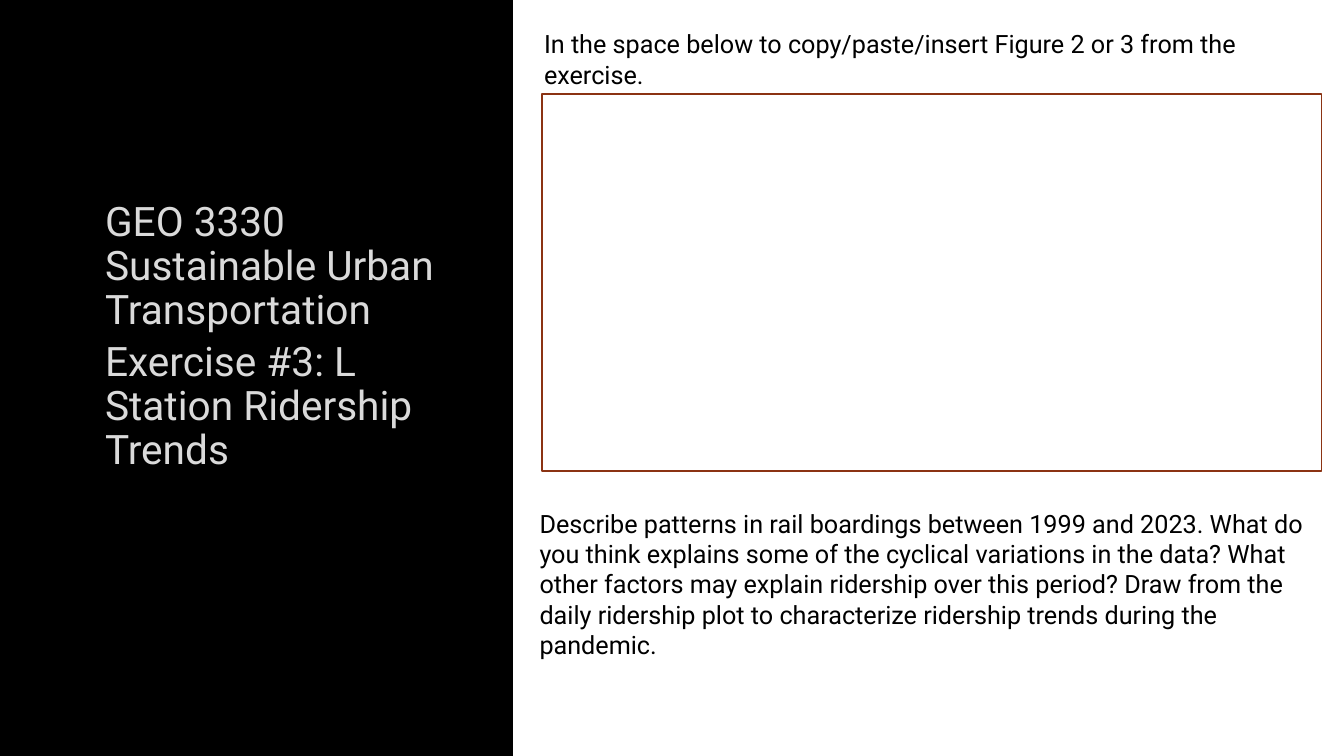
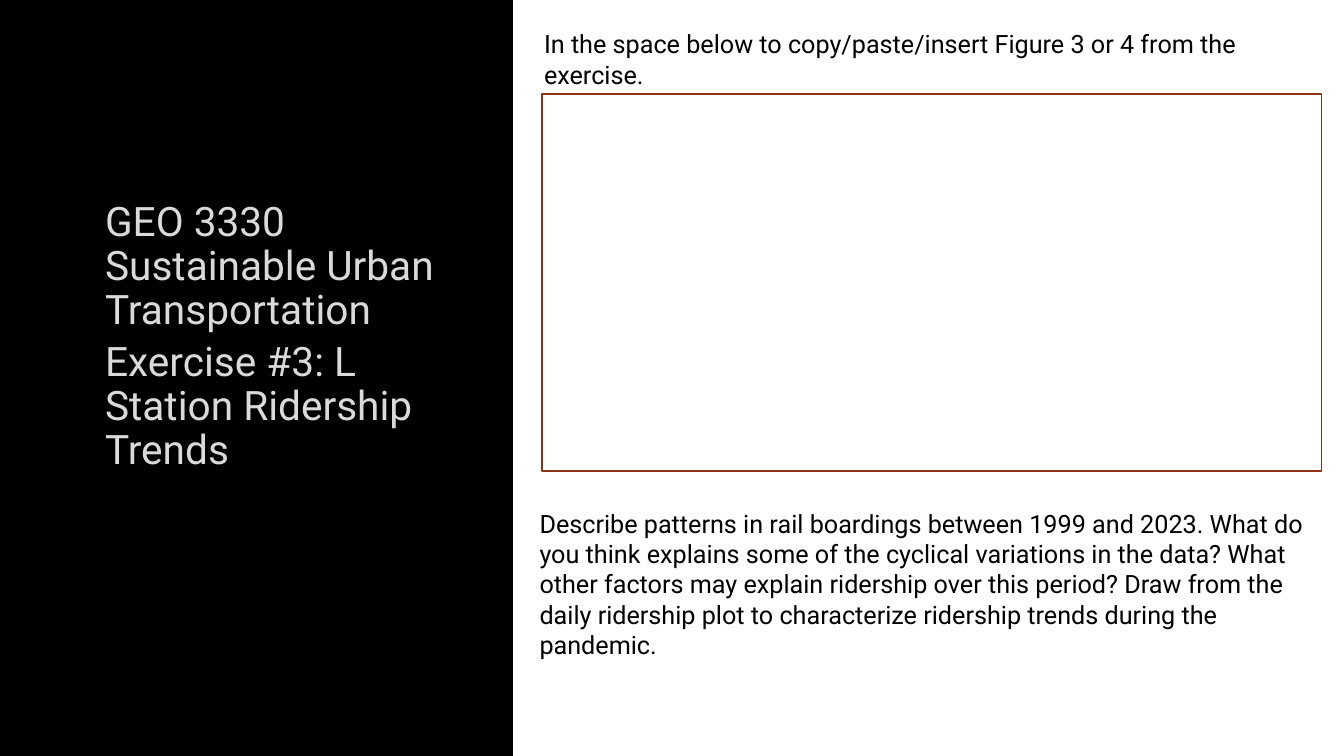
Before and after one commit to justenvirons/pedagogy, a slide deck: slide 2 of docs/exercises_transportation/slides/Exercise03_Template.pptx. Drawn at 1344x756 pixels with LibreOffice and Linux fonts; fonts in the diff are those of the drawing; background and template pictures are left out. Boxes give left, top, right and bottom in pixels: in the first picture for what was removed or moved away, otherwise in the second. Text is boxed around its words. In the diff, an @@ line names an element or a change of style, - is before the commit and + after.

Commit message:
exercise #3 updates

```diff
--- a/docs/exercises_transportation/slides/Exercise03_Template.pptx
+++ b/docs/exercises_transportation/slides/Exercise03_Template.pptx
@@ text at bbox=[544, 34, 1235, 85]: text changed @@
-In the space below to copy/paste/insert Figure 2 or 3 from the exercise.
+In the space below to copy/paste/insert Figure 3 or 4 from the exercise.
```
Also in this commit, not shown: 4 other slides changed, 1 slide added, 1 other file.
